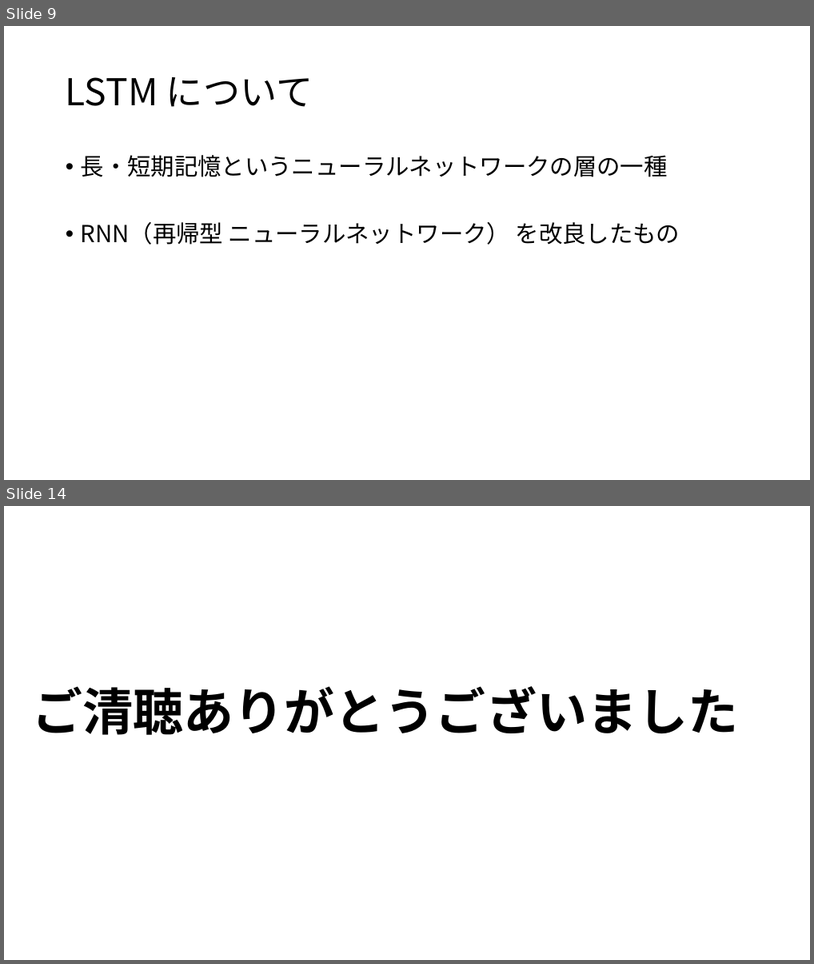
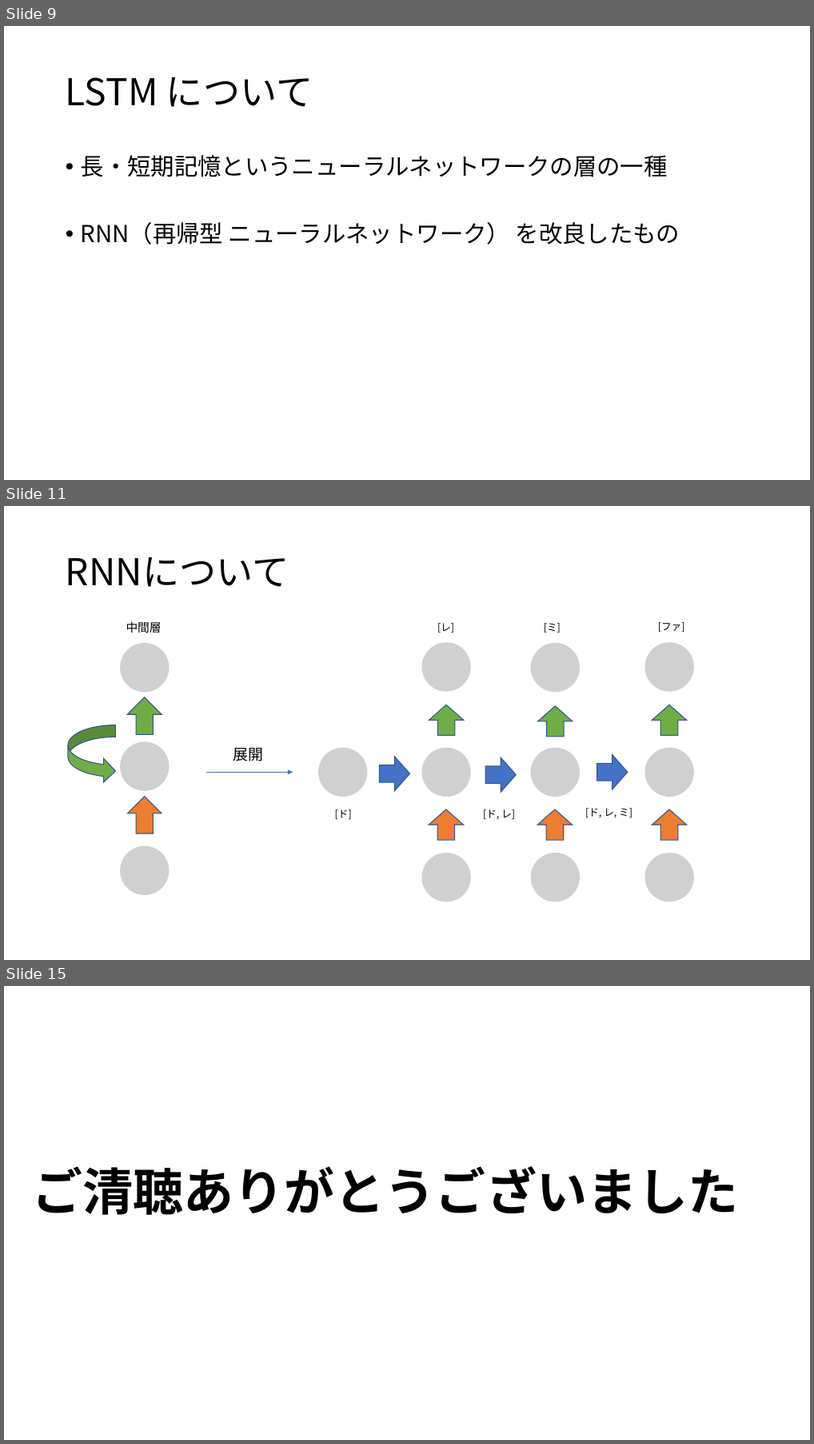
Before and after one commit to yoshitake266/bitComposer_prj, a slide deck: presentation/bit Composer.pptx. Shown one above the other, each under a label of ours: slides 9 and 14 before the commit, slides 9, 11 and 15 after it; the slides between them are not shown. The pictures are 814x964 and 814x1444 pixels, drawn with LibreOffice and Linux fonts; fonts in the diff are those of the drawing; grey boxes stand for pictures. Boxes give left, top, right and bottom in pixels: in the first picture for what was removed or moved away, otherwise in the second. Text is boxed around its words. In the diff, an @@ line names an element or a change of style, - is before the commit and + after.

```diff
--- a/presentation/bit Composer.pptx
+++ b/presentation/bit Composer.pptx
@@ slide 11 added at box(4, 506, 810, 960), background #FFFFFF @@
@@ title added at box(66, 557, 290, 587), 44 pt, text #000000 @@
+RNNについて
@@ group added at box(68, 621, 169, 895): 3 pictures, 2 right arrows, 1 curved right arrow, 1 text @@
+中間層
@@ text added at box(438, 623, 454, 632), 12 pt, text #000000 @@
+[レ]
@@ text added at box(544, 623, 561, 632), 12 pt, text #000000 @@
+[ミ]
@@ text added at box(658, 622, 686, 632), 12 pt, text #000000 @@
+[ファ]
@@ picture added at box(422, 642, 471, 691) @@
@@ picture added at box(531, 643, 580, 692) @@
@@ picture added at box(646, 642, 694, 691) @@
@@ right arrow added at box(429, 704, 463, 735), fill #70AD47, outline #325491 1 pt @@
@@ right arrow added at box(538, 706, 573, 736), fill #70AD47, outline #325491 1 pt @@
@@ right arrow added at box(652, 704, 686, 735), fill #70AD47, outline #325491 1 pt @@
@@ text added at box(234, 748, 264, 761), 18 pt, text #000000 @@
+展開
@@ picture added at box(318, 748, 367, 796) @@
@@ right arrow added at box(380, 756, 410, 791), fill #4472C4, outline #325491 1 pt @@
@@ picture added at box(422, 748, 471, 796) @@
@@ right arrow added at box(486, 757, 516, 792), fill #4472C4, outline #325491 1 pt @@
@@ picture added at box(531, 748, 580, 796) @@
@@ right arrow added at box(598, 755, 628, 789), fill #4472C4, outline #325491 1 pt @@
@@ picture added at box(646, 748, 694, 796) @@
@@ arrow added from (206, 772) to (293, 772), #4472C4 0.5 pt @@
@@ text added at box(335, 809, 352, 819), 12 pt, text #000000 @@
+[ド]
@@ right arrow added at box(429, 809, 463, 840), fill #ED7D31, outline #325491 1 pt @@
@@ text added at box(483, 809, 515, 819), 12 pt, text #000000 @@
+[ド, レ]
@@ right arrow added at box(538, 809, 572, 840), fill #ED7D31, outline #325491 1 pt @@
@@ text added at box(586, 808, 633, 817), 12 pt, text #000000 @@
+[ド, レ, ミ]
@@ right arrow added at box(652, 809, 686, 840), fill #ED7D31, outline #325491 1 pt @@
@@ picture added at box(422, 852, 471, 902) @@
@@ picture added at box(531, 852, 580, 902) @@
@@ picture added at box(646, 852, 694, 902) @@
@@ what was slide 14 is now slide 15 @@
```
Also in this commit, not shown: 5 slides changed, 1 other file.
